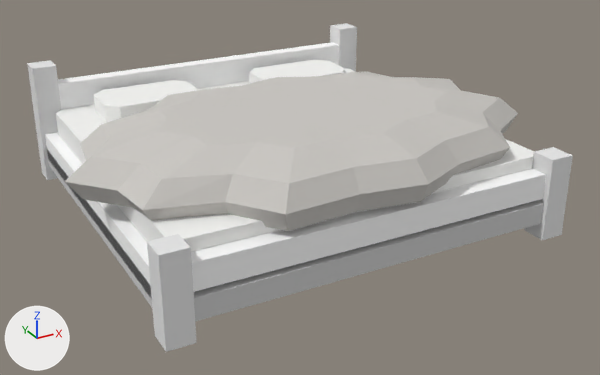
Renders of the OBJ model Models/vfem2_double_fur_bed.obj from each side of a commit.
Camera for both pictures: a 50 mm camera at (-1.78, -3.44, 1.77) aimed at (0.04, -0.14, 0.12). The lights are fixed; the arrows at lower left show +X, +Y and +Z. The picture after the commit comes second. Where no turn or scale is listed for an object, it has been applied to the vertices.

The first picture shows 'vfem2_double_fur_bed'.
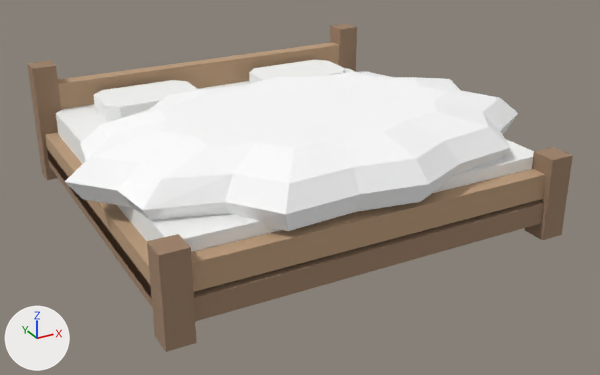
Commit message: Fur beds: the pelt takes the bed's stuff colour, the frame stays wood

Changed parts and their boxes [x1, y1, x2, y2] in the pictures (600 x 375 px):
part 1 of me_vfem2_double_fur_bed, recoloured (light grey to white)
    both: [65, 72, 518, 231]
part 2 of me_vfem2_double_fur_bed, recoloured (white to beige)
    both: [45, 42, 546, 297]
part 3 of me_vfem2_double_fur_bed, recoloured
    both: [27, 23, 573, 352]
part 4 of me_vfem2_double_fur_bed, recoloured
    both: [47, 149, 544, 321]

What the commit changed:
Material 'wood_dk' (mat_wood_dk) is new.
Its base color is (0.34, 0.22, 0.14) (brown #9e8169).
Its roughness is 1.0.
Material 'wood' (mat_wood) is new.
Its base color is (0.5, 0.33, 0.2) (beige #bc9b7c).
Its roughness is 1.0.
me_vfem2_double_fur_bed has 210 vertices, 368 faces and spans x -1.12..1.09, y -0.99..0.97, z 0.0..0.62.
me_vfem2_double_fur_bed is used by ob_vfem2_double_fur_bed; location (0.0, 0.0, 0.0).
me_vfem2_double_fur_bed part 1: all 176 faces that had it switch from mat_fur (light grey #cbc8c4) to mat_stuff (white #ffffff).
me_vfem2_double_fur_bed part 2: all 48 faces that had it switch from mat_stuff (white #ffffff) to mat_wood (beige #bc9b7c).
me_vfem2_double_fur_bed part 3: all 48 faces that had it switch from mat_stuff_dark (white #e7e7e7) to mat_wood_dk (brown #9e8169).
me_vfem2_double_fur_bed part 4: all 12 faces that had it switch from mat_stuff_deep (light grey #cecece) to mat_wood_dk (brown #9e8169).
